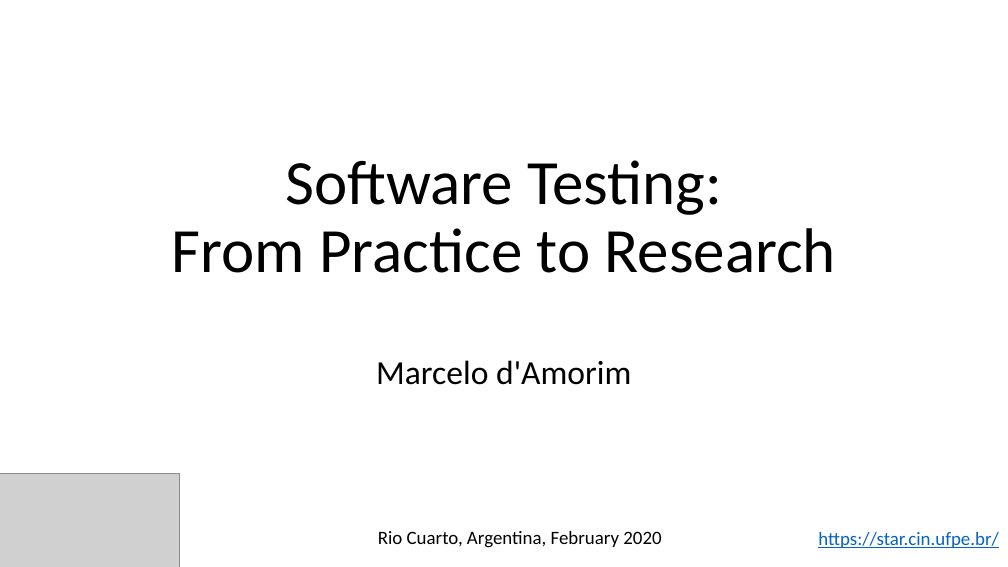
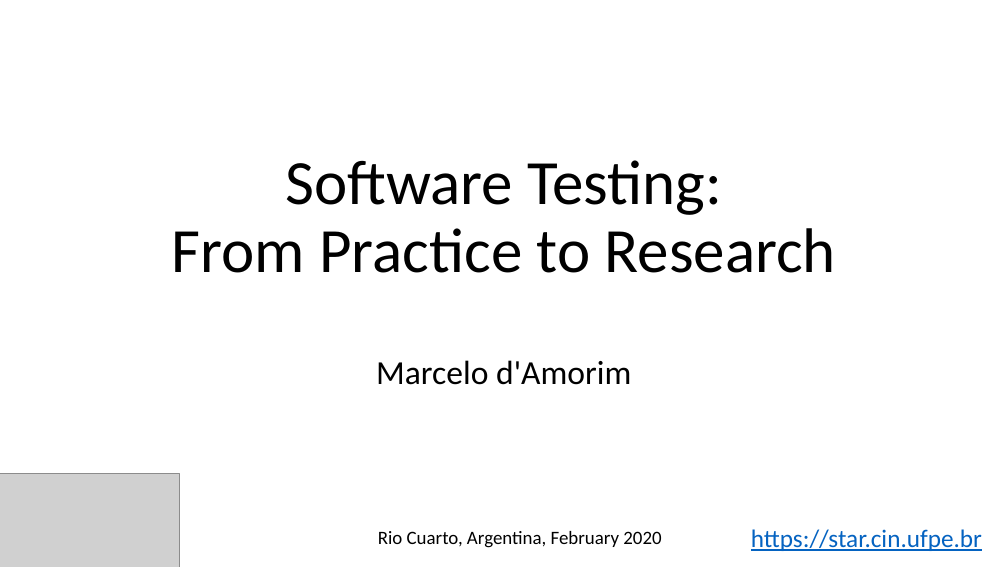
Before and after one commit to damorim/testing-cin-minicourse, a slide deck: slide 1 of testing-minicourse.pptx. Drawn at 1008x567 pixels with LibreOffice and Linux fonts; fonts in the diff are those of the drawing; grey boxes stand for pictures. Boxes give left, top, right and bottom in pixels: in the first picture for what was removed or moved away, otherwise in the second. Text is boxed around its words. In the diff, an @@ line names an element or a change of style, - is before the commit and + after.

```diff
--- a/testing-minicourse.pptx
+++ b/testing-minicourse.pptx
@@ text at (751, 529, 982, 551): text changed; size 18 to 24 pt @@
-https://star.cin.ufpe.br/
+https://star.cin.ufpe.br
```
Also in this commit, not shown: 19 other slides changed, 30 slides added, 4 slides removed.
